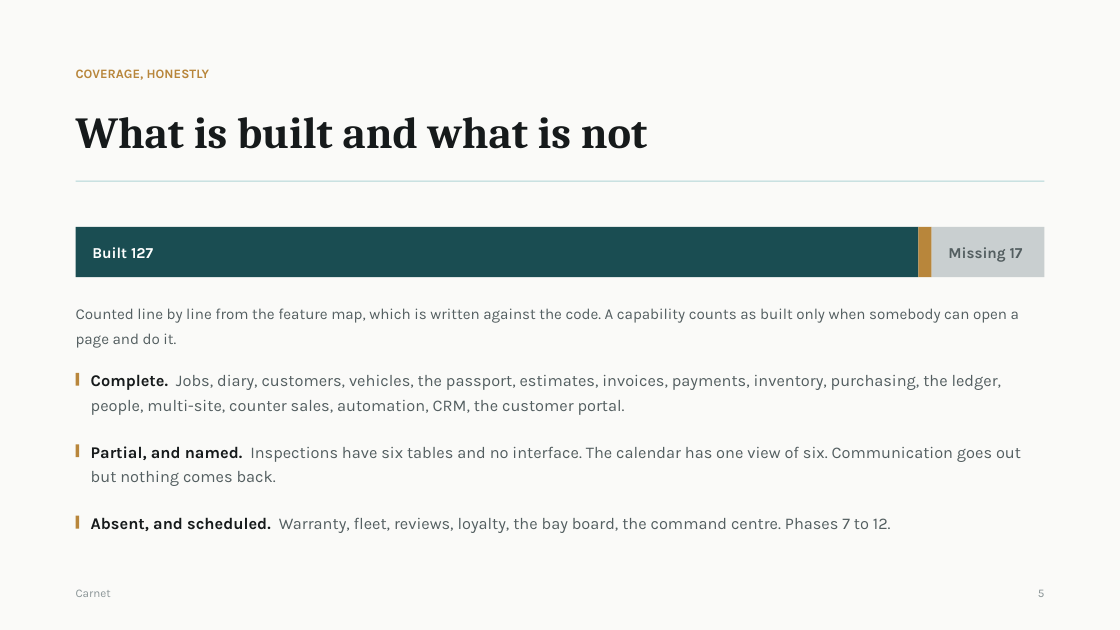
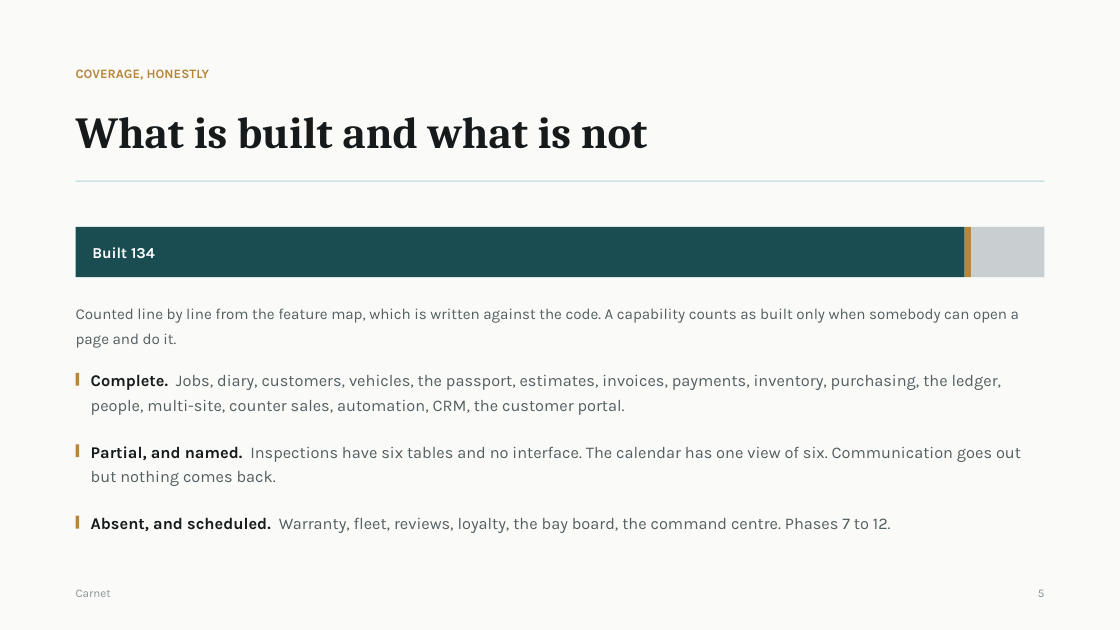
Before and after one commit to Amrwar/vehicle-memory, a slide deck: slide 6 of docs/Carnet-Presentation.pptx. Drawn at 1120x630 pixels with LibreOffice and Linux fonts; fonts in the diff are those of the drawing. Boxes give left, top, right and bottom in pixels: in the first picture for what was removed or moved away, otherwise in the second. Text is boxed around its words. In the diff, an @@ line names an element or a change of style, - is before the commit and + after.

```diff
--- a/docs/Carnet-Presentation.pptx
+++ b/docs/Carnet-Presentation.pptx
@@ rectangle: place and size @@
-rectangle at <box>76,227,918,277</box>
+rectangle at <box>76,227,965,277</box>
@@ rectangle: place and size @@
-rectangle at <box>918,227,932,277</box>
+rectangle at <box>965,227,972,277</box>
@@ rectangle: place and size @@
-rectangle at <box>932,227,1044,277</box>
+rectangle at <box>971,227,1044,277</box>
@@ text at <box>92,247,155,258</box>: text changed @@
-Built 127
+Built 134
@@ text removed at <box>948,247,1023,262</box> @@
-Missing 17
```
Also in this commit, not shown: 1 other slide changed, 4 other files.
